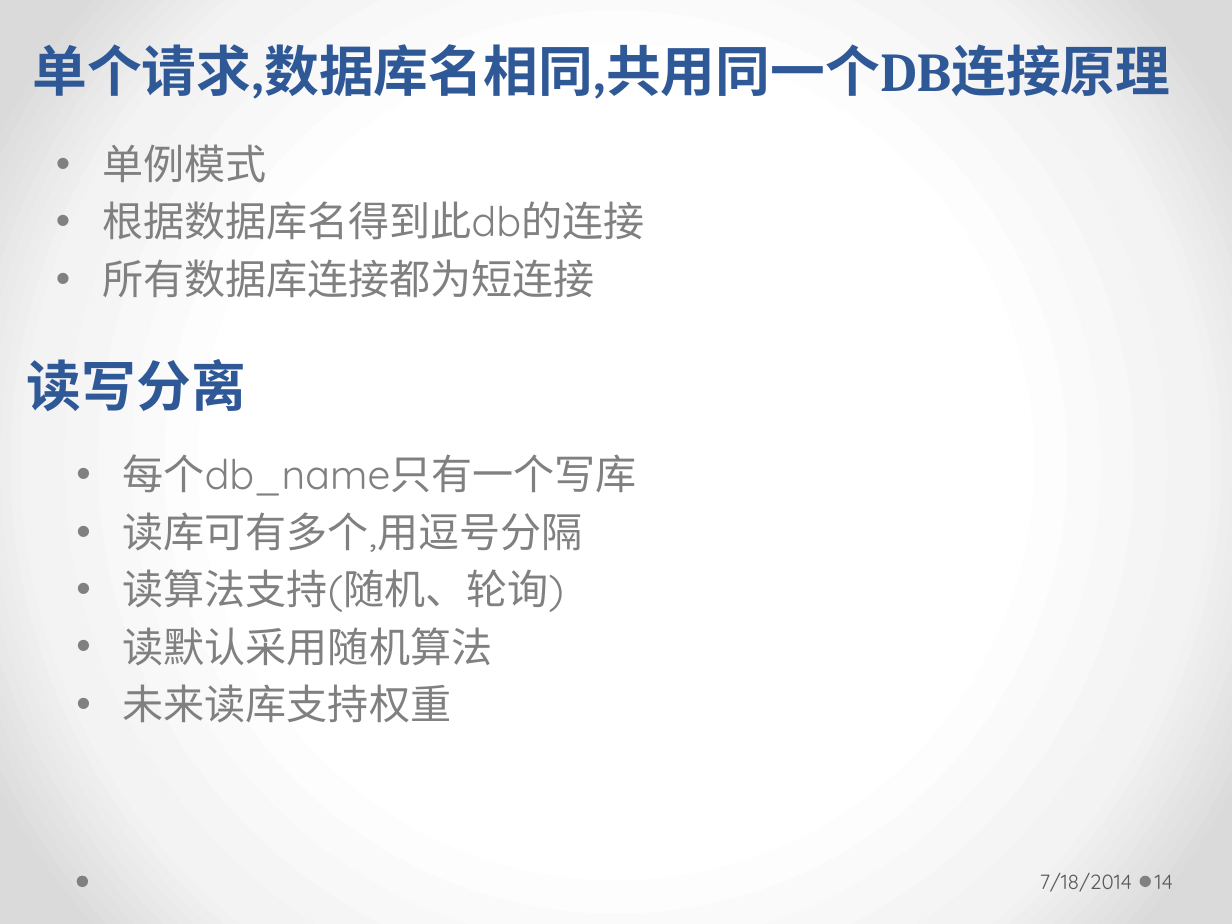
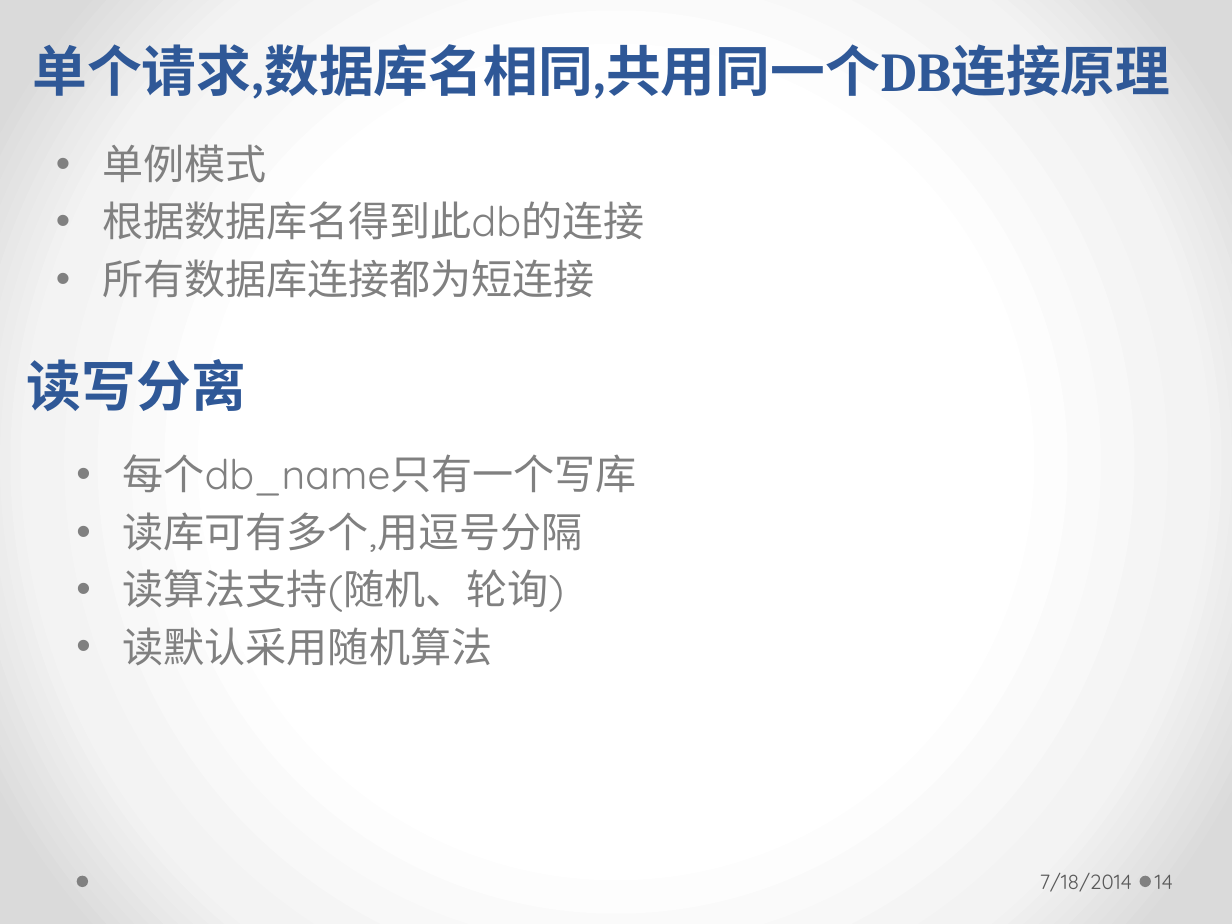
Before and after one commit to longhaisheng/dbroute, a slide deck: slide 14 of dbroute.pptx. Drawn at 1232x924 pixels with LibreOffice and Linux fonts; fonts in the diff are those of the drawing. Boxes give left, top, right and bottom in pixels: in the first picture for what was removed or moved away, otherwise in the second. Text is boxed around its words. In the diff, an @@ line names an element or a change of style, - is before the commit and + after.

```diff
--- a/dbroute.pptx
+++ b/dbroute.pptx
@@ text at [123, 684, 452, 722]: paragraph removed @@
-• 未来读库支持权重
```
Also in this commit, not shown: 4 other slides changed.
